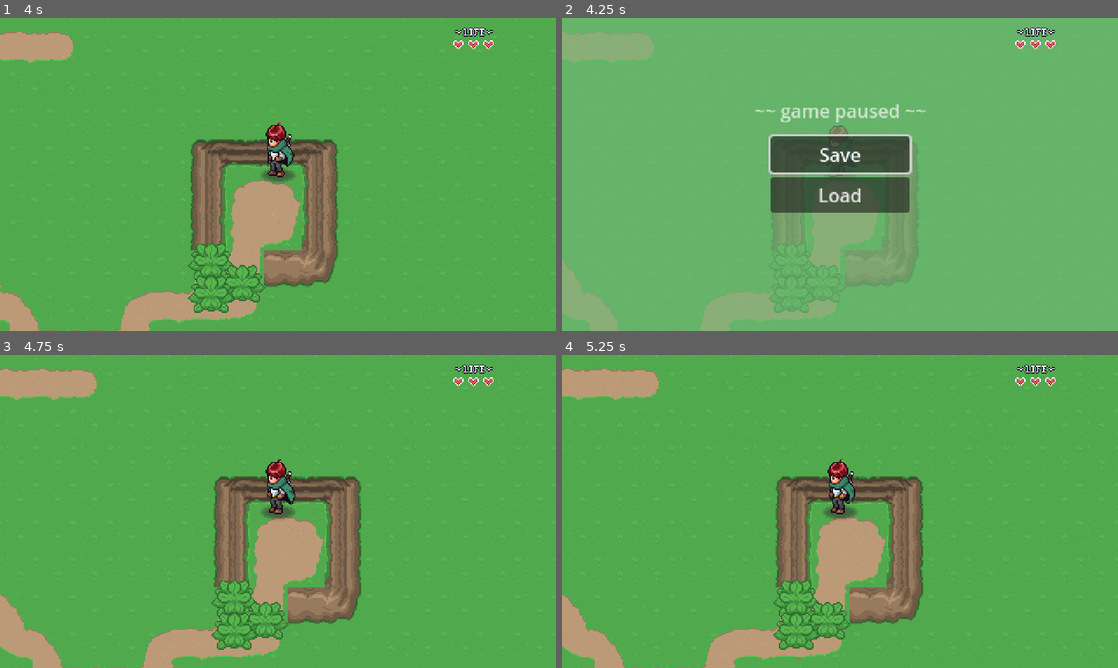
Above: before the commit, frames 1-4 (two rows, left to right).
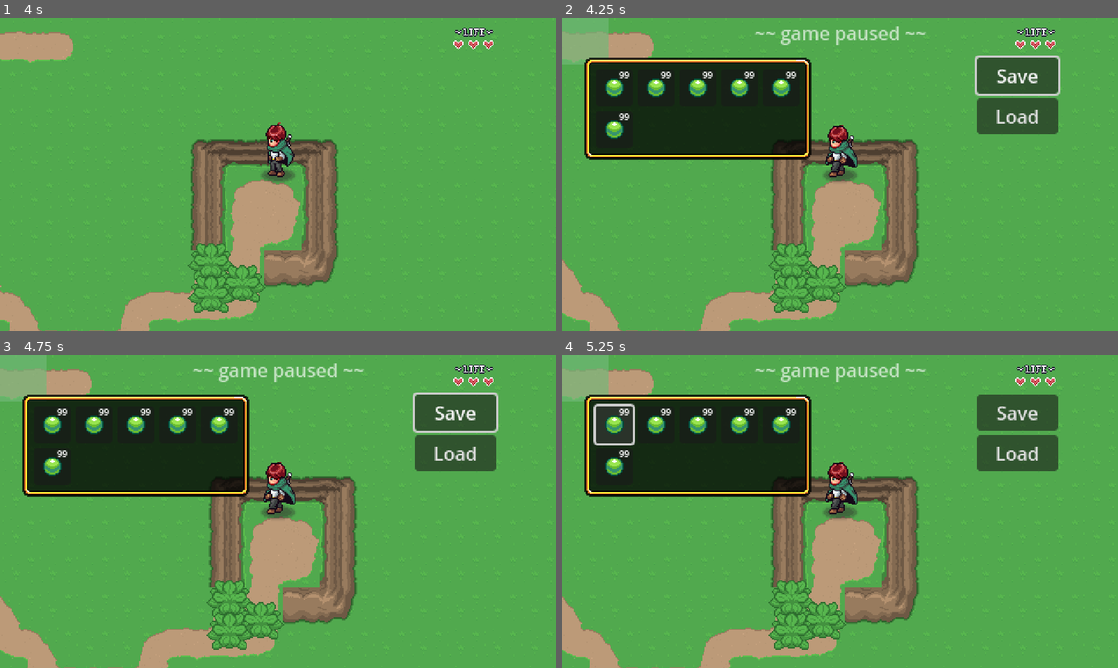
Above: after the commit, the same moments.

Repository: LeskoIam/aarpg_tutorial
Game: Godot game, scene res://levels/area_001/level_001.tscn
Same seed, same stepped clock (60 frames per second), same inputs: the game is played once before the commit and once after it.
Inputs (mouse positions are in pixels of both pictures, inside the frame that each line leads up to):
- Up to frame 1 (4 s): hold Right (move_right) 0.53-1.28 s; hold Space (attack) 0.53-1.28 s; hold Down (move_down) 1.28-2.03 s; tap Space (attack) at 1.35, 2.85 s; hold Right (move_right) 2.03-2.78 s; hold Space (attack) 2.03-2.78 s; hold Up (move_up) 2.78-3.53 s; hold Left (move_left) from 3.53 s (still down); hold Space (attack) from 3.53 s (still down)
- Up to frame 2 (4.25 s): keep holding Left (move_left); keep holding Space (attack); tap Escape (pause) at 4.15 s
- Up to frame 3 (4.75 s): release Left (move_left) at 4.25 s; release Space (attack) at 4.25 s; click "Save" at 4.25 s
- Up to frame 4 (5.25 s): click (612, 423) at 5 s, where only the run after the commit has a clickable "99"

Frame 1 is identical in both runs. In frame 2, 98% of the frame differs, in the area x 0-100%, y 0-100%; in frame 3, 24%; in frame 4, 24%.

Commit message:
Working on inventory...

Diff:
--- /dev/null
+++ b/GUI/pause_menu/inventory/inventory_slot.tscn
@@ -0,0 +1,28 @@
+[gd_scene load_steps=3 format=3 uid="uid://fgnawbjd8s5"]
+
+[ext_resource type="Texture2D" uid="uid://d08bot1krgac7" path="res://items/sprites/items.png" id="1_820f5"]
+
+[sub_resource type="AtlasTexture" id="AtlasTexture_88e2p"]
+atlas = ExtResource("1_820f5")
+region = Rect2(0, 0, 32, 32)
+
+[node name="InventorySlot" type="Button"]
+custom_minimum_size = Vector2(32, 32)
+offset_right = 32.0
+offset_bottom = 32.0
+
+[node name="TextureRect" type="TextureRect" parent="."]
+layout_mode = 0
+offset_right = 32.0
+offset_bottom = 32.0
+texture = SubResource("AtlasTexture_88e2p")
+stretch_mode = 3
+
+[node name="Label" type="Label" parent="."]
+layout_mode = 0
+offset_top = -1.0
+offset_right = 30.0
+offset_bottom = 12.0
+theme_override_font_sizes/font_size = 8
+text = "99"
+horizontal_alignment = 2
--- /dev/null
+++ b/GUI/pause_menu/inventory/player_inventory.tres
@@ -0,0 +1,14 @@
+[gd_resource type="Resource" script_class="InventoryData" load_steps=5 format=3 uid="uid://dsc14qkxqenfc"]
+
+[ext_resource type="Script" path="res://GUI/pause_menu/inventory/scripts/inventory_data.gd" id="1_4i3bp"]
+[ext_resource type="Script" path="res://GUI/pause_menu/inventory/scripts/slot_data.gd" id="2_ripdk"]
+[ext_resource type="Resource" uid="uid://ckpkv5gcbwp3w" path="res://items/gem.tres" id="3_fgr2a"]
+
+[sub_resource type="Resource" id="Resource_vwa1n"]
+script = ExtResource("2_ripdk")
+item_data = ExtResource("3_fgr2a")
+quantity = 30
+
+[resource]
+script = ExtResource("1_4i3bp")
+slots = Array[ExtResource("2_ripdk")]([SubResource("Resource_vwa1n"), null, null])
--- /dev/null
+++ b/GUI/pause_menu/inventory/scripts/inventory_data.gd
@@ -0,0 +1,3 @@
+class_name InventoryData extends Resource
+
+@export var slots: Array[SlotData]
--- /dev/null
+++ b/GUI/pause_menu/inventory/scripts/slot_data.gd
@@ -0,0 +1,4 @@
+class_name SlotData extends Resource
+
+@export var item_data: ItemData
+@export var quantity: int = 0
--- a/GUI/pause_menu/pause_menu.gd
+++ b/GUI/pause_menu/pause_menu.gd
@@ -1,8 +1,8 @@
 extends CanvasLayer
 
 
-@onready var button_save: Button = $VBoxContainer/Button_save
-@onready var button_load: Button = $VBoxContainer/Button_load
+@onready var button_save: Button = $Control/VBoxContainer/Button_save
+@onready var button_load: Button = $Control/VBoxContainer/Button_load
 
 var is_paused: bool = false
 
--- a/GUI/pause_menu/pause_menu.tscn
+++ b/GUI/pause_menu/pause_menu.tscn
@@ -1,12 +1,36 @@
-[gd_scene load_steps=2 format=3 uid="uid://1ax6mar6k4lm"]
+[gd_scene load_steps=6 format=3 uid="uid://1ax6mar6k4lm"]
 
 [ext_resource type="Script" path="res://GUI/pause_menu/pause_menu.gd" id="1_va863"]
+[ext_resource type="Texture2D" uid="uid://d08bot1krgac7" path="res://items/sprites/items.png" id="2_fqwqt"]
+[ext_resource type="PackedScene" uid="uid://fgnawbjd8s5" path="res://GUI/pause_menu/inventory/inventory_slot.tscn" id="3_baq6x"]
+
+[sub_resource type="AtlasTexture" id="AtlasTexture_p66bc"]
+atlas = ExtResource("2_fqwqt")
+region = Rect2(96, 0, 32, 32)
+
+[sub_resource type="StyleBoxTexture" id="StyleBoxTexture_ak0d0"]
+content_margin_left = 10.0
+content_margin_top = 10.0
+content_margin_right = 10.0
+content_margin_bottom = 10.0
+texture = SubResource("AtlasTexture_p66bc")
+texture_margin_left = 14.0
+texture_margin_top = 14.0
+texture_margin_right = 14.0
+texture_margin_bottom = 14.0
 
 [node name="PauseMenu" type="CanvasLayer"]
 process_mode = 3
 script = ExtResource("1_va863")
 
-[node name="ColorRect" type="ColorRect" parent="."]
+[node name="Control" type="Control" parent="."]
+layout_mode = 3
+anchors_preset = 0
+offset_right = 40.0
+offset_bottom = 40.0
+
+[node name="ColorRect" type="ColorRect" parent="Control"]
+layout_mode = 1
 anchors_preset = 15
 anchor_right = 1.0
 anchor_bottom = 1.0
@@ -14,38 +38,71 @@
 grow_vertical = 2
 color = Color(0.443137, 0.721569, 0.470588, 0.670588)
 
-[node name="VBoxContainer" type="VBoxContainer" parent="."]
+[node name="Label" type="Label" parent="Control"]
+modulate = Color(1, 1, 1, 0.658824)
+layout_mode = 1
 anchors_preset = 8
 anchor_left = 0.5
 anchor_top = 0.5
 anchor_right = 0.5
 anchor_bottom = 0.5
-offset_left = -60.0
-offset_top = -33.0
-offset_right = 60.0
-offset_bottom = 33.0
+offset_left = 145.5
+offset_top = -19.0
+offset_right = 294.5
+offset_bottom = 4.0
 grow_horizontal = 2
 grow_vertical = 2
+text = "~~ game paused ~~"
 
-[node name="Button_save" type="Button" parent="VBoxContainer"]
+[node name="PanelContainer" type="PanelContainer" parent="Control"]
+offset_left = 19.0
+offset_top = 34.0
+offset_right = 215.0
+offset_bottom = 122.0
+theme_override_styles/panel = SubResource("StyleBoxTexture_ak0d0")
+
+[node name="GridContainer" type="GridContainer" parent="Control/PanelContainer"]
 layout_mode = 2
-text = "Save"
+columns = 5
 
-[node name="Button_load" type="Button" parent="VBoxContainer"]
+[node name="InventorySlot" parent="Control/PanelContainer/GridContainer" instance=ExtResource("3_baq6x")]
 layout_mode = 2
-text = "Load"
 
-[node name="Label" type="Label" parent="."]
-modulate = Color(1, 1, 1, 0.658824)
+[node name="InventorySlot2" parent="Control/PanelContainer/GridContainer" instance=ExtResource("3_baq6x")]
+layout_mode = 2
+
+[node name="InventorySlot3" parent="Control/PanelContainer/GridContainer" instance=ExtResource("3_baq6x")]
+layout_mode = 2
+
+[node name="InventorySlot4" parent="Control/PanelContainer/GridContainer" instance=ExtResource("3_baq6x")]
+layout_mode = 2
+
+[node name="InventorySlot5" parent="Control/PanelContainer/GridContainer" instance=ExtResource("3_baq6x")]
+layout_mode = 2
+
+[node name="InventorySlot6" parent="Control/PanelContainer/GridContainer" instance=ExtResource("3_baq6x")]
+layout_mode = 2
+
+[node name="VBoxContainer" type="VBoxContainer" parent="Control"]
+layout_mode = 1
 anchors_preset = 8
 anchor_left = 0.5
 anchor_top = 0.5
 anchor_right = 0.5
 anchor_bottom = 0.5
-offset_left = -51.0
-offset_top = -67.0
-offset_right = 51.0
-offset_bottom = -44.0
+offset_left = 338.0
+offset_top = 14.0
+offset_right = 408.0
+offset_bottom = 80.0
 grow_horizontal = 2
 grow_vertical = 2
-text = "~~ game paused ~~"
+
+[node name="Button_save" type="Button" parent="Control/VBoxContainer"]
+custom_minimum_size = Vector2(70, 0)
+layout_mode = 2
+text = "Save"
+
+[node name="Button_load" type="Button" parent="Control/VBoxContainer"]
+custom_minimum_size = Vector2(70, 0)
+layout_mode = 2
+text = "Load"
--- /dev/null
+++ b/items/gem.tres
@@ -0,0 +1,14 @@
+[gd_resource type="Resource" script_class="ItemData" load_steps=4 format=3 uid="uid://ckpkv5gcbwp3w"]
+
+[ext_resource type="Script" path="res://items/scripts/item_data.gd" id="1_rfwnv"]
+[ext_resource type="Texture2D" uid="uid://d08bot1krgac7" path="res://items/sprites/items.png" id="2_jfopf"]
+
+[sub_resource type="AtlasTexture" id="AtlasTexture_ajxb5"]
+atlas = ExtResource("2_jfopf")
+region = Rect2(0, 0, 32, 32)
+
+[resource]
+script = ExtResource("1_rfwnv")
+name = "Gemstone"
+description = "Valuable Gemstone (green)."
+texture = SubResource("AtlasTexture_ajxb5")
--- /dev/null
+++ b/items/potion.tres
@@ -0,0 +1,14 @@
+[gd_resource type="Resource" script_class="ItemData" load_steps=4 format=3 uid="uid://dyuabw2w2l5ny"]
+
+[ext_resource type="Script" path="res://items/scripts/item_data.gd" id="1_6vbvm"]
+[ext_resource type="Texture2D" uid="uid://d08bot1krgac7" path="res://items/sprites/items.png" id="2_ka6s6"]
+
+[sub_resource type="AtlasTexture" id="AtlasTexture_ey58d"]
+atlas = ExtResource("2_ka6s6")
+region = Rect2(32, 0, 32, 32)
+
+[resource]
+script = ExtResource("1_6vbvm")
+name = "PotionHealth"
+description = "Liquid health, but just a bit!"
+texture = SubResource("AtlasTexture_ey58d")
--- /dev/null
+++ b/items/scripts/item_data.gd
@@ -0,0 +1,6 @@
+class_name ItemData extends Resource
+
+
+@export var name: String = ""
+@export_multiline var description: String = ""
+@export var texture: Texture2D
--- /dev/null
+++ b/items/stone.tres
@@ -0,0 +1,14 @@
+[gd_resource type="Resource" script_class="ItemData" load_steps=4 format=3 uid="uid://bvs5nimee3yul"]
+
+[ext_resource type="Script" path="res://items/scripts/item_data.gd" id="1_3yt0f"]
+[ext_resource type="Texture2D" uid="uid://d08bot1krgac7" path="res://items/sprites/items.png" id="2_y0ge4"]
+
+[sub_resource type="AtlasTexture" id="AtlasTexture_avf6g"]
+atlas = ExtResource("2_y0ge4")
+region = Rect2(64, 0, 32, 32)
+
+[resource]
+script = ExtResource("1_3yt0f")
+name = "Stone"
+description = "Collecting rocks, are we?"
+texture = SubResource("AtlasTexture_avf6g")
Binary file added: items/sprites/items.png
Not shown, added: items/sprites/items.png.import
